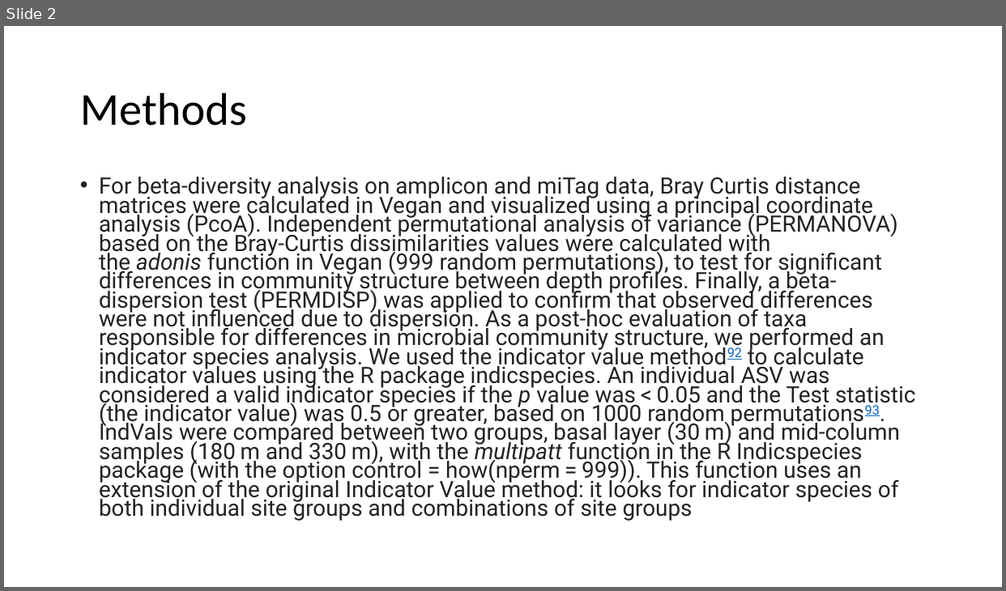
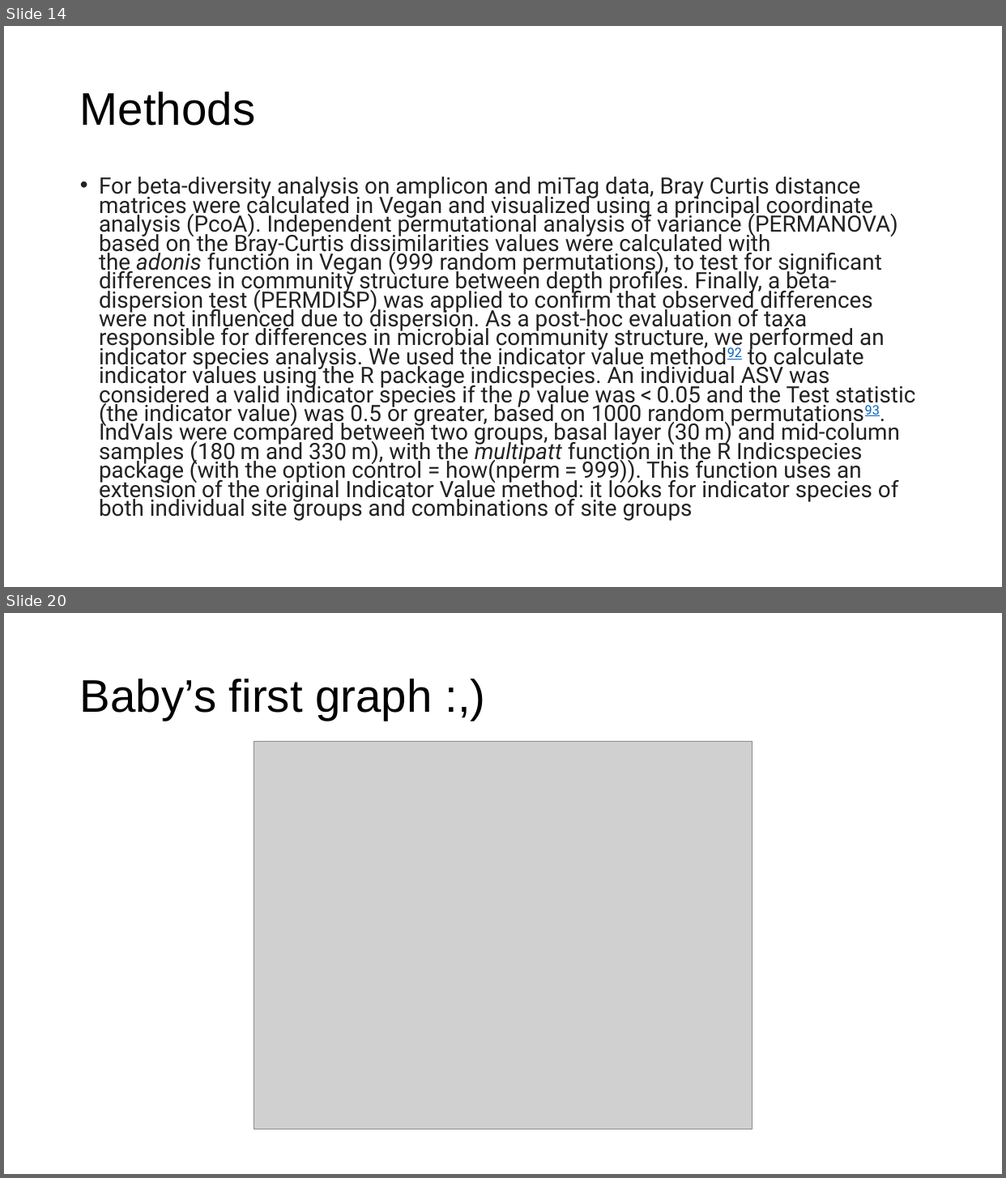
Before and after one commit to sierra-uga/ARTEMIS_MS_Project, a slide deck: final_graphics/ACTUAL_final_graphics/main_fig_pngs/MS_Presentation.pptx. Shown one above the other, each under a label of ours: slide 2 before the commit, slides 14 and 20 after it; the slides between them are not shown. The pictures are 1006x591 and 1006x1178 pixels, drawn with LibreOffice and Linux fonts; fonts in the diff are those of the drawing; grey boxes stand for pictures. Boxes give left, top, right and bottom in pixels: in the first picture for what was removed or moved away, otherwise in the second. Text is boxed around its words. In the diff, an @@ line names an element or a change of style, - is before the commit and + after.

```diff
--- a/final_graphics/ACTUAL_final_graphics/main_fig_pngs/MS_Presentation.pptx
+++ b/final_graphics/ACTUAL_final_graphics/main_fig_pngs/MS_Presentation.pptx
@@ slide 20 added at bbox=[4, 613, 1002, 1174], background #FFFFFF @@
@@ title added at bbox=[80, 679, 432, 720], 44 pt, text #000000 @@
+Baby’s first graph :,)
@@ picture added at bbox=[254, 741, 752, 1129] @@
@@ what was slide 2 is now slide 14 @@
@@ slide 14 changed as well @@
@@ title "Methods" at bbox=[80, 92, 255, 126]: font Calibri to Arial @@
```
Also in this commit, not shown: 22 other slides added, 6 other files.
